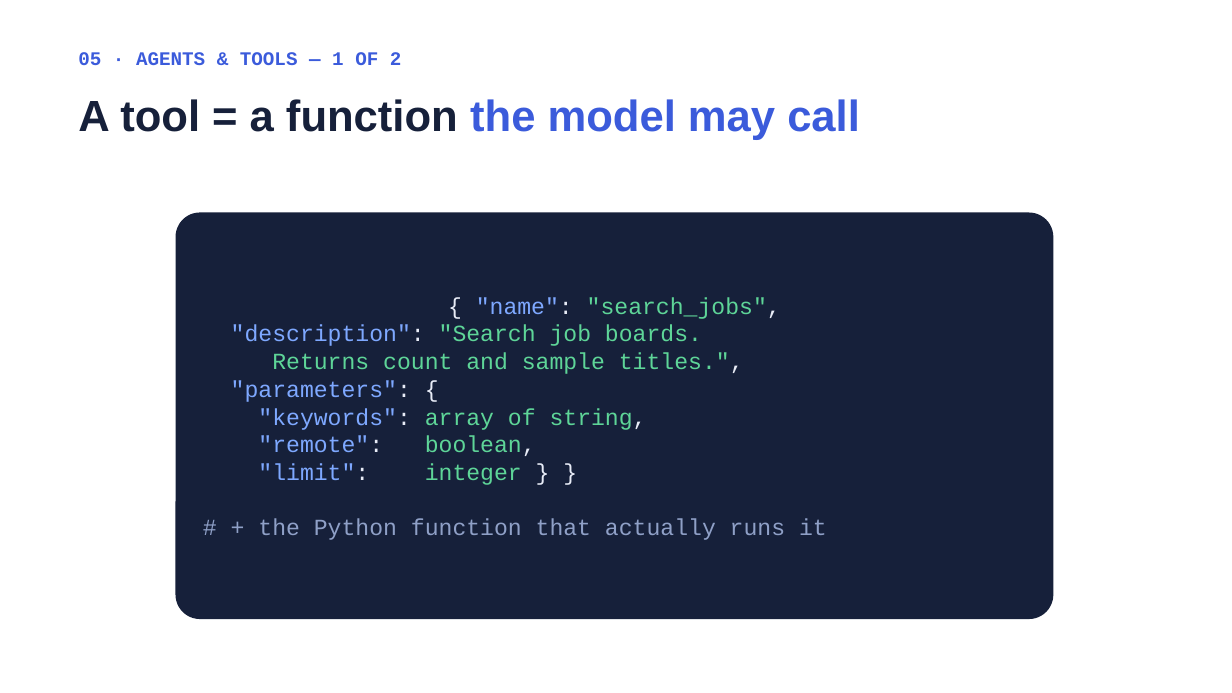
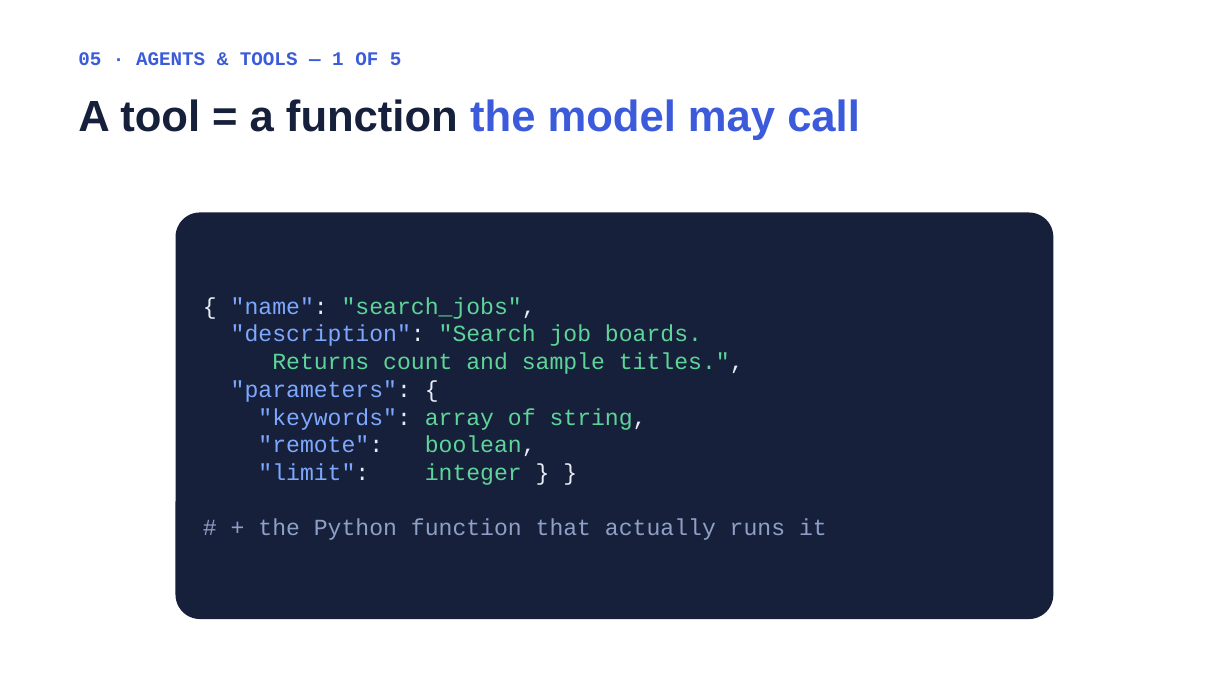
Before and after one commit to DavidZeff1/agent, a slide deck: slide 12 of presentation/Job Agent Presentation.pptx (slide 11 before the commit). Drawn at 1232x693 pixels with LibreOffice and Linux fonts; fonts in the diff are those of the drawing. Boxes give left, top, right and bottom in pixels: in the first picture for what was removed or moved away, otherwise in the second. Text is boxed around its words. In the diff, an @@ line names an element or a change of style, - is before the commit and + after.

```diff
--- a/presentation/Job Agent Presentation.pptx
+++ b/presentation/Job Agent Presentation.pptx
@@ text at (78, 52, 402, 65): text changed @@
-05 · AGENTS & TOOLS — 1 OF 2
+05 · AGENTS & TOOLS — 1 OF 5
@@ text in rounded rectangle at (231, 297, 536, 319): alignment centre to left @@
```
Also in this commit, not shown: 15 other slides changed, 13 slides added, 2 other files.
